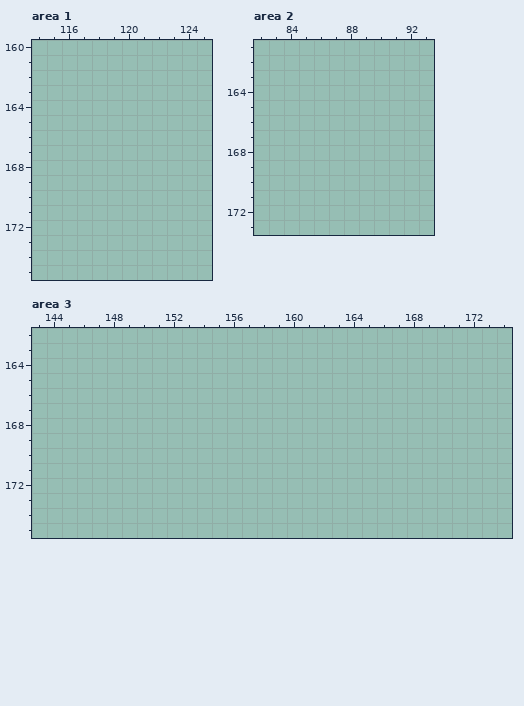
Two states of a pixel-art file, Assets/Game/Art/Sprites/metro/VARIACOES/variacoes R02.aseprite. Above, as it was before the edit.
496x320 pixels, 1 frame. Colours within 5 levels of each other are drawn and written as one. Shown: area 1: x 114..125, y 160..175; area 2: x 82..93, y 161..173; area 3: x 143..174, y 162..175. The commit also changed other parts of the picture, which this record leaves out.
Now the later version:
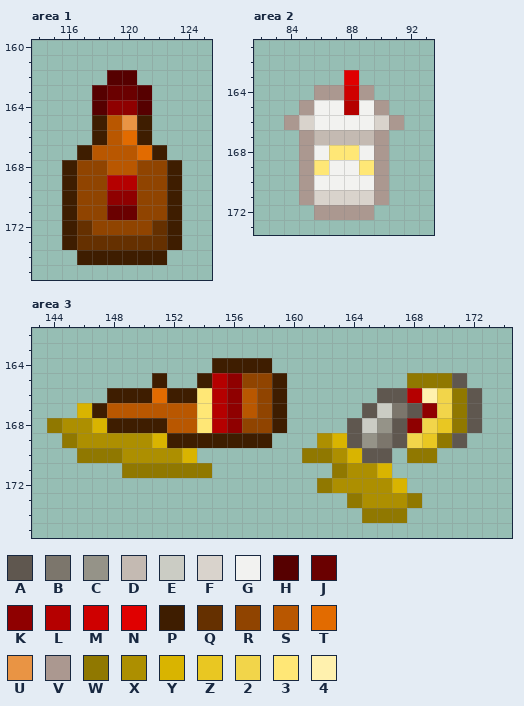
Palette (. is transparent): A #5f574f  B #7c766c  C #959388  D #c4bab2  E #cbccc4  F #d9d3cc  G #f2f2f0  H #560000  J #6a0000  K #8f0000  L #b50000  M #cf0000  N #e00000  P #3e1d00  Q #653000  R #904400  S #b95700  T #e26b00  U #e99444  V #ab9890  W #907800  X #ad8f00  Y #d9b400  Z #e9c722  2 #f2d54a  3 #ffe776  4 #fff1ae
What changed:
Changed rows in their new state; - is an unchanged pixel.
Area 1, layer "LIXO":
first column x 116:
162 ---HH---
163 --HJJH--
164 --HKKH--
165 --PSUP--
166 --PSTP--
167 -PSSSTP-
168 PRRSSRRP
169 PRRLLRRP
170 PRRKKRRP
171 PRRJJRRP
172 PQRRRRQP
173 PQQQQQQP
174 -PPPPPP-
Area 2, layer "LIXO":
first column x 84:
163 ----N---
164 --VVMV--
165 -VGGLGV-
166 VFGGGGFV
167 -VDDDDV-
168 -VG33GV-
169 -V3GG3V-
170 -VGGGGV-
171 -VFFFFV-
172 --VVVV--
Area 3, layer "LIXO":
first column x 144:
164 -----------PPPP--------------
165 -------P--PLKRRP--------WWWA-
166 ----PPPTPP3LKSRP------AAL42WA
167 --YPSSSSSS3LKSRP-----AEBAK2WA
168 WXXYPPPPSS3LKRRP----AECAK2ZWA
169 -WXXXXXYPPPPPPP---XYACBA2ZWA-
170 --WWWXXXXY-------WWXYAA-WW---
171 -----WWWWWW--------WXXY------
172 ------------------WXXXXY-----
173 --------------------WXXXW----
174 ---------------------WWW-----
Changed places in both pictures, as pixel boxes (x1, y1, x2, y2):
added: (62, 70, 182, 265)
added: (284, 70, 404, 220)
added: (47, 358, 482, 523)
